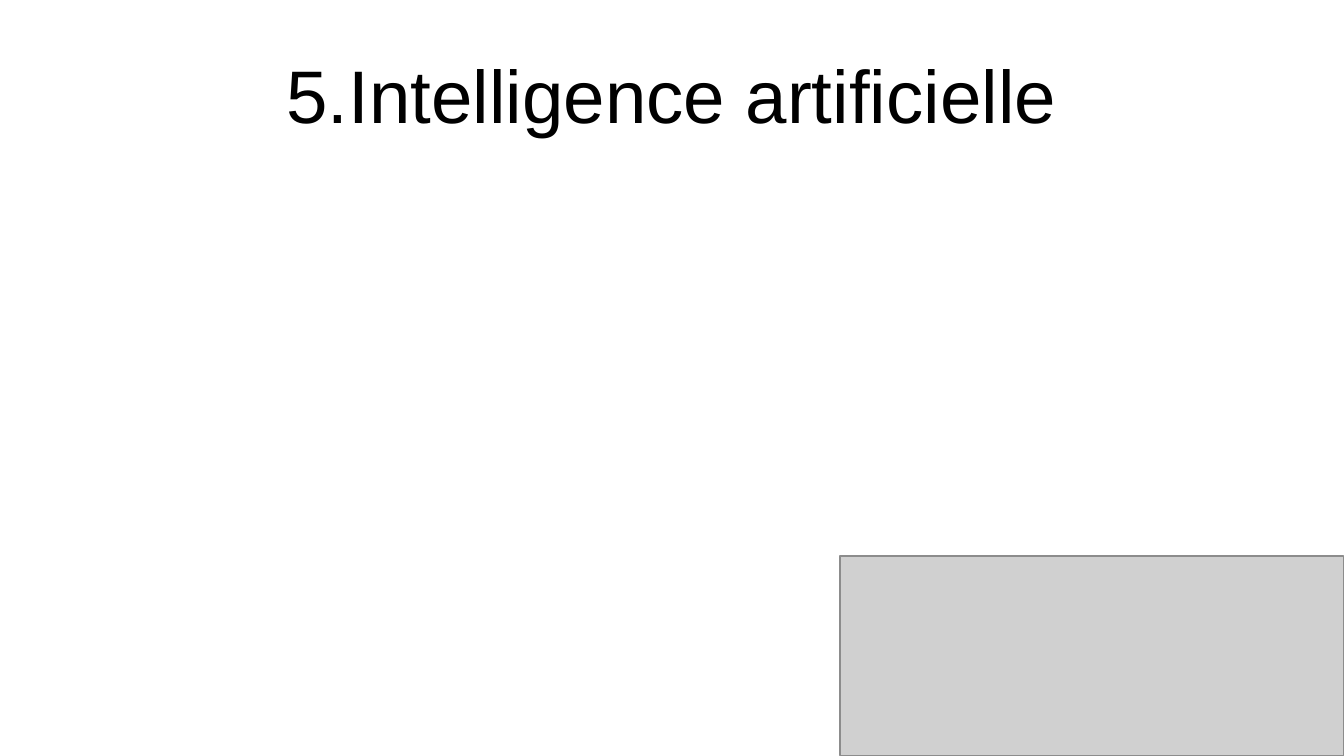
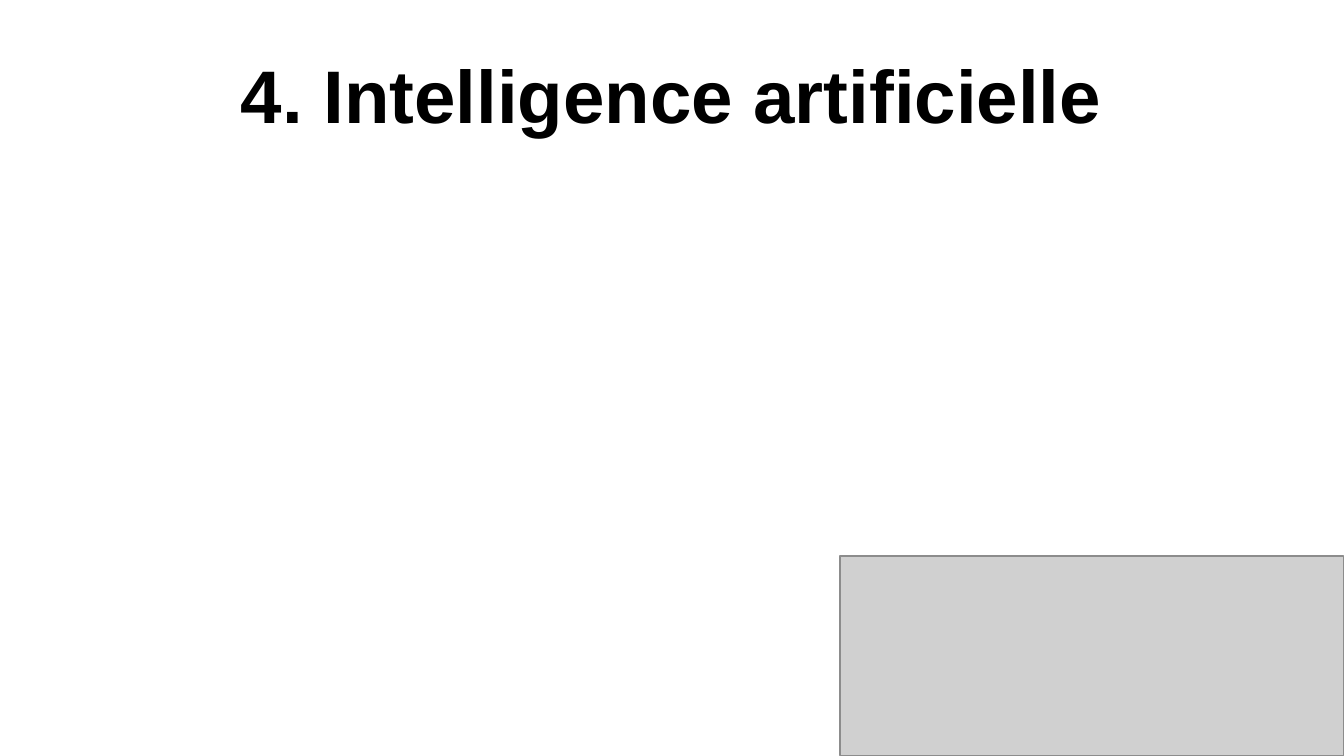
Before and after one commit to Noahrng/Projet_IA_Chess, a slide deck: slide 6 of diapo/projetIACHESS.odp (slide 7 before the commit). Drawn at 1344x756 pixels with LibreOffice and Linux fonts; fonts in the diff are those of the drawing; grey boxes stand for pictures. Boxes give left, top, right and bottom in pixels: in the first picture for what was removed or moved away, otherwise in the second. Text is boxed around its words. In the diff, an @@ line names an element or a change of style, - is before the commit and + after.

```diff
--- a/diapo/projetIACHESS.odp
+++ b/diapo/projetIACHESS.odp
@@ title at <box>241,69,1101,137</box>: text changed; bold on @@
-5.Intelligence artificielle
+4. Intelligence artificielle
```
Also in this commit, not shown: 5 other slides changed, 2 slides added, 4 slides removed, 1 other file.
